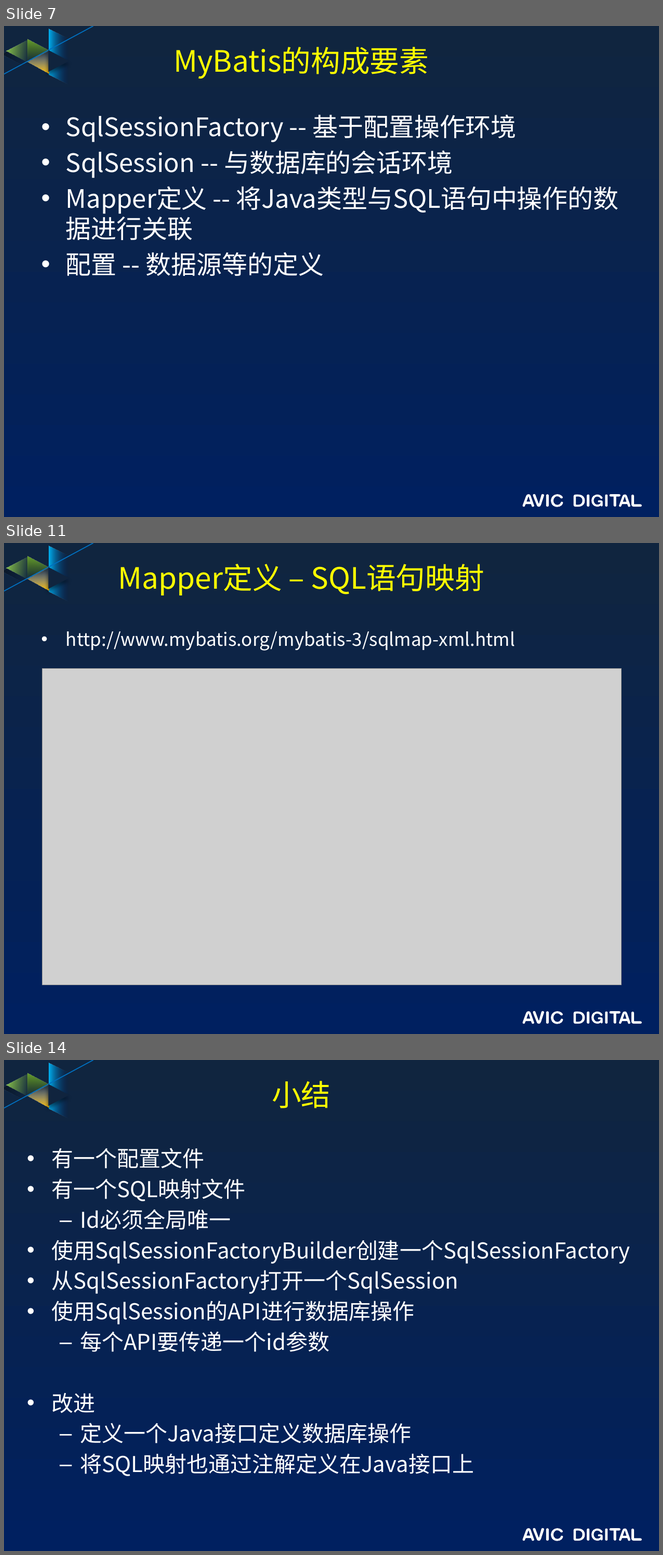
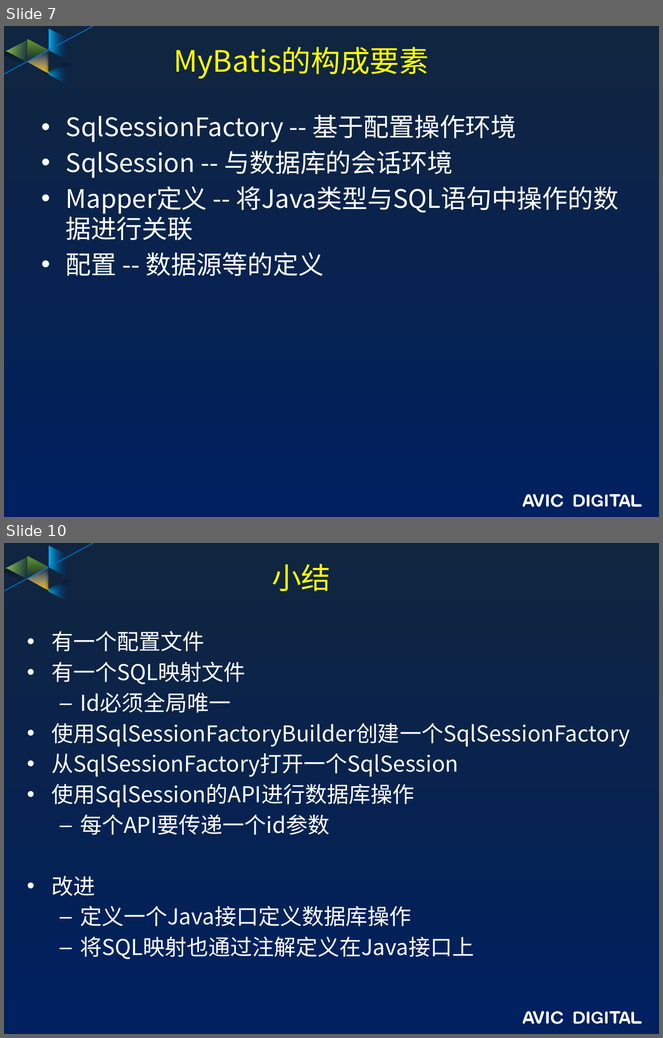
Before and after one commit to guofengzh/java-way, a slide deck: mybatis/docs/mybatis.pptx. Shown one above the other, each under a label of ours: slides 7, 11 and 14 before the commit, slides 7 and 10 after it; the slides between them are not shown. The pictures are 663x1555 and 663x1038 pixels, drawn with LibreOffice and Linux fonts; fonts in the diff are those of the drawing; grey boxes stand for pictures; background and template pictures are left out. Boxes give left, top, right and bottom in pixels: in the first picture for what was removed or moved away, otherwise in the second. Text is boxed around its words. In the diff, an @@ line names an element or a change of style, - is before the commit and + after.

```diff
--- a/mybatis/docs/mybatis.pptx
+++ b/mybatis/docs/mybatis.pptx
@@ slide 11 removed at bbox=[4, 543, 659, 1034], background gradient #10253F to #002060; not listed: 17 template elements that a slide beside it also shows @@
@@ title removed at bbox=[118, 564, 484, 596] @@
-Mapper定义 – SQL语句映射
@@ text removed at bbox=[66, 631, 515, 651] @@
-• http://www.mybatis.org/mybatis-3/sqlmap-xml.html
@@ picture removed at bbox=[42, 669, 621, 985] @@
@@ what was slide 14 is now slide 10 @@
```
Also in this commit, not shown: 4 slides changed, 1 slide added, 15 other slides removed, 4 other files.
